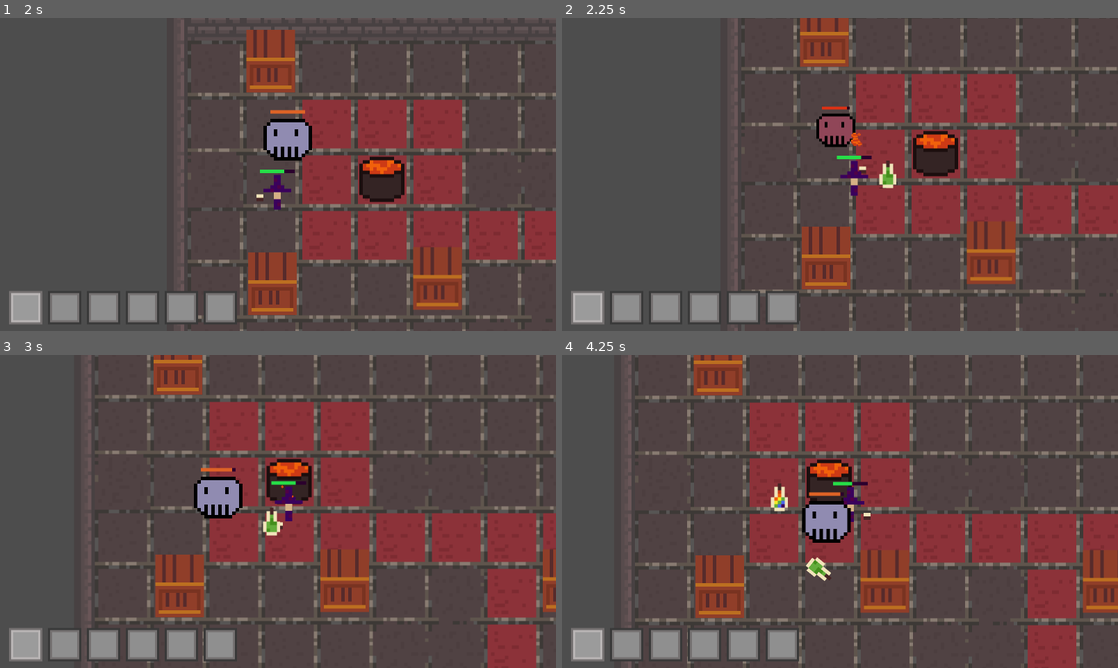
Above: before the commit, frames 1-4 (two rows, left to right).
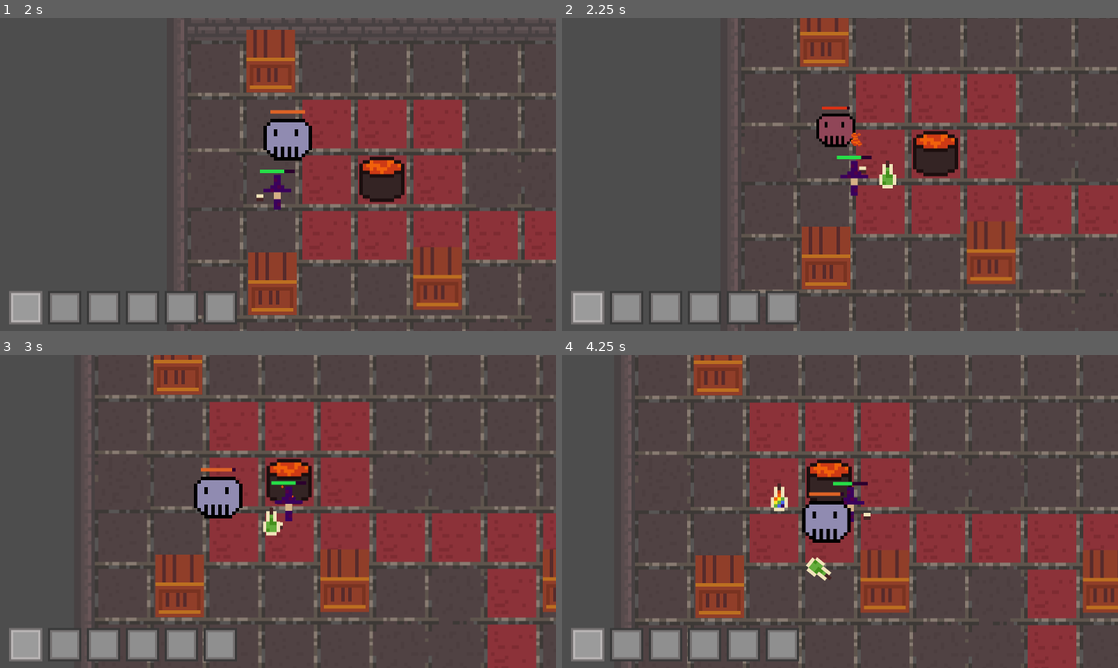
Above: after the commit, the same moments.

Repository: chluebi/ludum-dare-58
Game: Godot game, scene res://main.tscn
The game is run twice, just before and just after one commit, with the same random seed, the same clock (stepped at 60 frames per second) and the same inputs.
Inputs (mouse positions are in pixels of both pictures, inside the frame that each line leads up to):
- Up to frame 1 (2 s): move the mouse to (400, 158) at 0.52 s; hold D (move_right) 0.53-1.28 s; tap Q (throw) at 0.6, 1.55 s; move the mouse to (166, 190) at 1.27 s; hold S (move_down) from 1.28 s (still down); tap F (drink) at 1.35 s
- Up to frame 2 (2.25 s): move the mouse to (895, 105) at 2.02 s; release S (move_down) at 2.03 s; press the mouse at (895, 105) at 2.03 s; hold D (move_right) from 2.03 s (still down)
- Up to frame 3 (3 s): tap Q (throw) at 2.3, 2.85 s; move the mouse to (250, 574) at 2.77 s; release D (move_right) at 2.78 s; release the mouse at (250, 574) at 2.78 s; hold W (move_up) from 2.78 s (still down)
- Up to frame 4 (4.25 s): move the mouse to (1006, 558) at 3.52 s; release W (move_up) at 3.53 s; hold A (move_left) from 3.53 s (still down); tap Q (throw) at 3.6 s

Frame 1 is identical in both runs. In frame 2, less than 0.1% of the frame differs, in the area x 57-61%, y 45-55%; in frame 3, less than 0.1%; in frame 4, less than 0.1%, in the area x 38-49%, y 41-73%.

Commit message:
more items

Diff:
--- a/Constants.gd
+++ b/Constants.gd
@@ -1,6 +1,7 @@
 class_name Constants
 enum item_type {
-	orange, yellow, green, blue, rainbow, purple, pink, empty
+	orange, yellow, green, blue, rainbow, purple, pink, empty,
+	firestone, bone, slime, powder, mushroom, flower
 }
 
 static func random_potion() -> item_type:
--- a/potion.gd
+++ b/potion.gd
@@ -28,7 +28,7 @@
 func set_potion_type(t: Constants.item_type):
 	type = t
 	if is_node_ready():
-		sprite.set_potion_type(t)
+		sprite.set_item_type(t)
 
 
 func on_pickup(body: Node):
--- a/potion_sprite.gd
+++ b/potion_sprite.gd
@@ -1,5 +1,14 @@
 extends Sprite2D
 
 func set_potion_type(t: Constants.item_type):
-	var x = t * 4.0 + 0.1
-	region_rect = Rect2(x, 0, 4.9, 8.0)
+	set_item_type(t)
+
+
+func set_item_type(t: Constants.item_type):
+	if t <= Constants.item_type.empty:
+		var x = t * 4.0 + 0.1
+		region_rect = Rect2(x, 0, 4.9, 8.0)
+	else:
+		var x = Constants.item_type.empty * 4.0 + 0.1
+		var y = (t - Constants.item_type.empty) * 8.0 + 0.1
+		region_rect = Rect2(x, y, 4.9, 7.9)
--- a/potion_sprite.tscn
+++ b/potion_sprite.tscn
@@ -1,11 +1,15 @@
-[gd_scene load_steps=4 format=3 uid="uid://byf16yhs85nnc"]
+[gd_scene load_steps=5 format=3 uid="uid://byf16yhs85nnc"]
 
 [ext_resource type="Texture2D" uid="uid://bfygts20gb638" path="res://big-sheet.png" id="1_ui28u"]
 [ext_resource type="Script" uid="uid://cm88000epeljp" path="res://potion_sprite.gd" id="2_cqo5i"]
 
+[sub_resource type="AtlasTexture" id="AtlasTexture_f65a1"]
+atlas = ExtResource("1_ui28u")
+region = Rect2(0, 10, 33, 54)
+
 [sub_resource type="AtlasTexture" id="AtlasTexture_cqo5i"]
-atlas = ExtResource("1_ui28u")
-region = Rect2(-0.090862274, 10.01831, 33.070915, 7.9874907)
+atlas = SubResource("AtlasTexture_f65a1")
+region = Rect2(0, 0, 33, 54)
 
 [node name="sprite" type="Sprite2D"]
 scale = Vector2(10, 10)
Binary file changed: big-sheet.png
